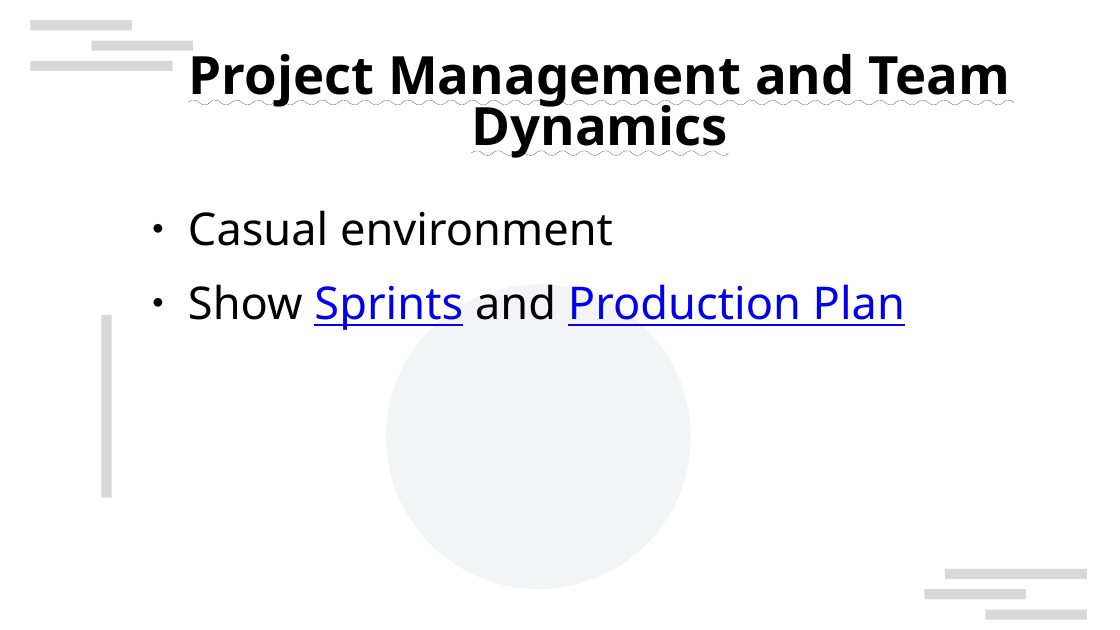
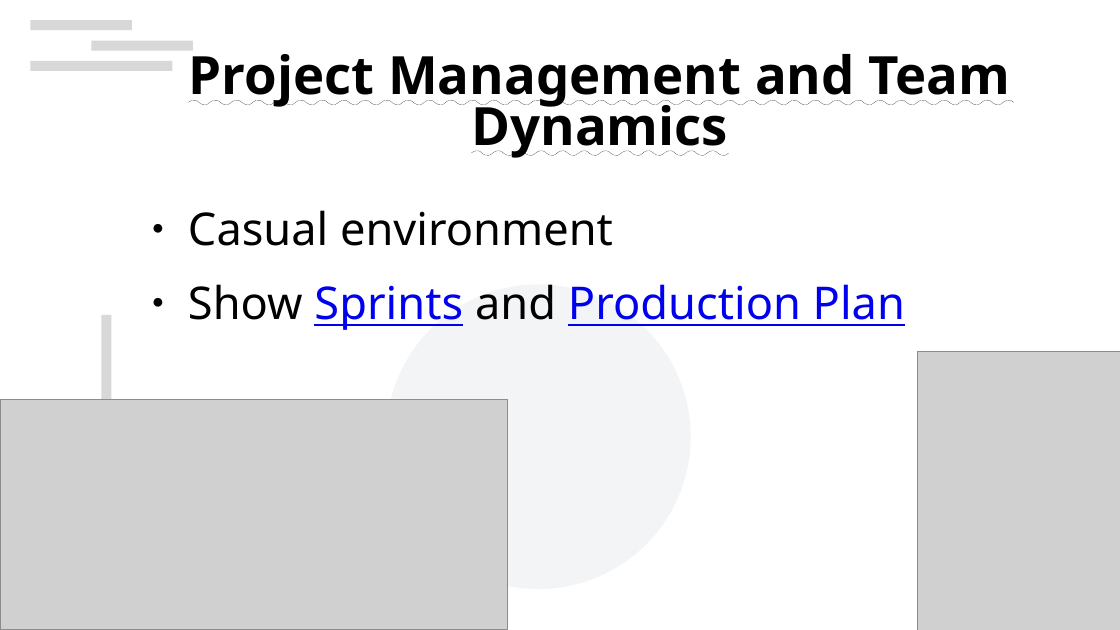
Before and after one commit to evSnow/Event_Planner, a slide deck: slide 6 of 3444Presentation.pptx. Drawn at 1120x630 pixels with LibreOffice and Linux fonts; fonts in the diff are those of the drawing; grey boxes stand for pictures; background and template pictures are left out. Boxes give left, top, right and bottom in pixels: in the first picture for what was removed or moved away, otherwise in the second. Text is boxed around its words. In the diff, an @@ line names an element or a change of style, - is before the commit and + after.

Commit message:
Updated presentation files with reference image to trello and production plan.

```diff
--- a/3444Presentation.pptx
+++ b/3444Presentation.pptx
@@ picture added at <box>918,352,1120,630</box> @@
@@ picture added at <box>0,399,508,630</box> @@
@@ rectangle removed at <box>945,569,1087,579</box> @@
@@ rectangle removed at <box>925,589,1026,600</box> @@
@@ rectangle removed at <box>986,610,1087,620</box> @@
```
Also in this commit, not shown: 3 other slides changed, 1 other file.
